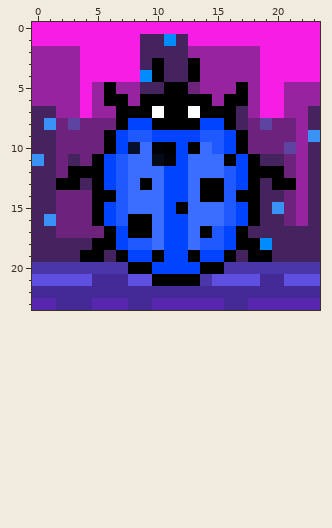
Edited in one commit: pixel-art sprite (public/images/set3/6.png). That is the earlier state.
The file is 120x120 pixels, drawn in blocks of 5x5; one block is one cell here. Colours within 5 levels of each other are drawn and written as one.
After:
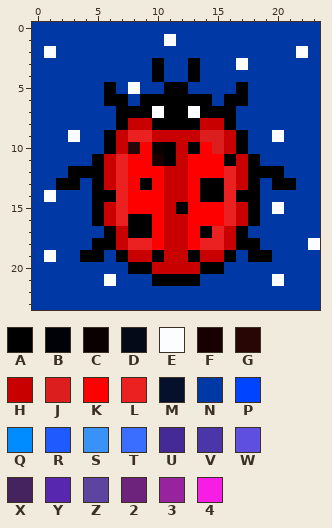
Palette (. is transparent): A #000000  B #000207  C #0b0000  D #050a18  E #fcfdfe  F #180000  G #290606  H #c80000  J #dc1e1e  K #ff0000  L #eb2020  M #05102c  N #0038a6  P #0044ff  Q #008bff  R #1e5aff  S #3892f8  T #396eff  U #442a97  V #4a36a9  W #5e4fe0  X #45235f  Y #5727af  Z #5d44a1  2 #6d237c  3 #97239e  4 #f61de5
The exact change:
Changed rows in their new state; - is an unchanged pixel.
first column x 0:
 0 NNNNNNNNNNNNNNNNNNNNNNNN
 1 NNNNNNNNNNNENNNNNNNNNNNN
 2 NENNNNNNNNNNNNNNNNNNNNEN
 3 NNNNNNNNNN-NN-NNNENNNNNN
 4 NNNNNNNNNN-NN-NNNNNNNNNN
 5 NNNNNN-NENN--NNNN-NNNNNN
 6 NNNNNN--N------N--NNNNNN
 7 NNNNNNN----------NNNNNNN
 8 NNNNNNN-HH----HH-NNNNNNN
 9 NNNENN-HLLHHHHJJH-NNENNN
10 NNNNNN-HGKC-H-KJH-NNNNNN
11 NNNNN-HLKKFAHKKK-H-NNNNN
12 NNN---HLKKKHHKKKLH---NNN
13 NN--N-HLK-KHHK--LH-N--NN
14 NENNN--LKKKHHK--L--NNNNN
15 NNNNN-HLKKKH-KKKLH-NENNN
16 NNNNN-HL--KHHKKKLH-NNNNN
17 NNNNNN-H--KHHK-LH-NNNNNN
18 NNNNN--HLLKHHKLLH--NNNNE
19 NENN--N-HH-HH-HH-N--NNNN
20 NNNNNNNN--HHHH--NNNNNNNN
21 NNNNNNENNN----NNNNNNENNN
22 NNNNNNNNNNNNNNNNNNNNNNNN
23 NNNNNNNNNNNNNNNNNNNNNNNN
Pixel boxes of the changes (left, top, right, bottom) in both pictures:
changed: (32, 22, 320, 310)
